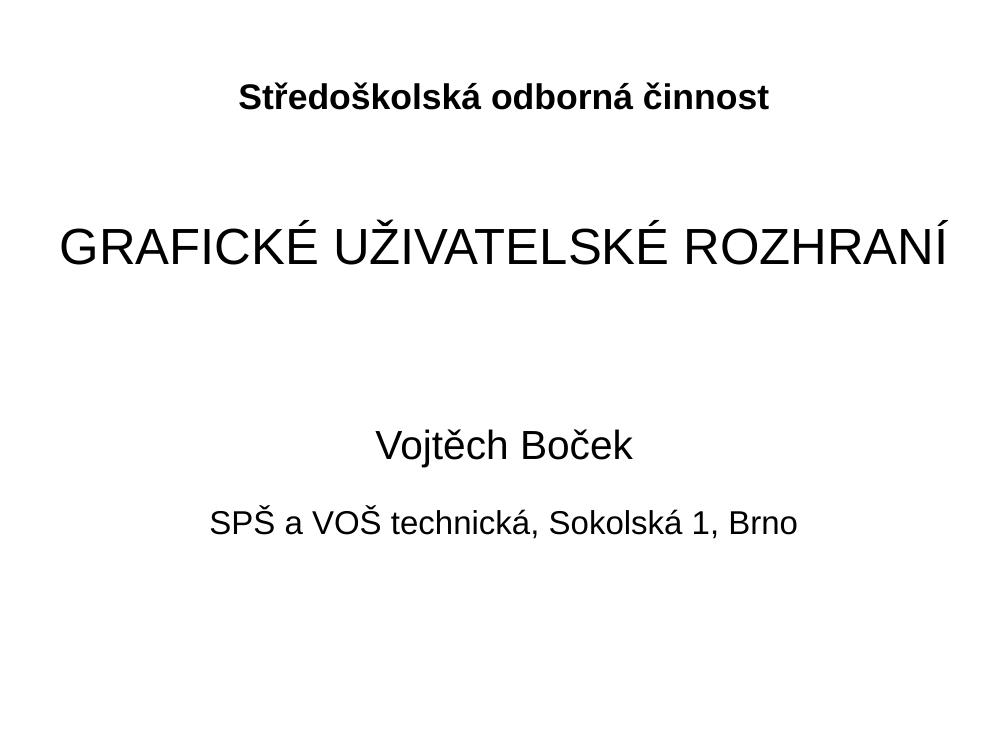
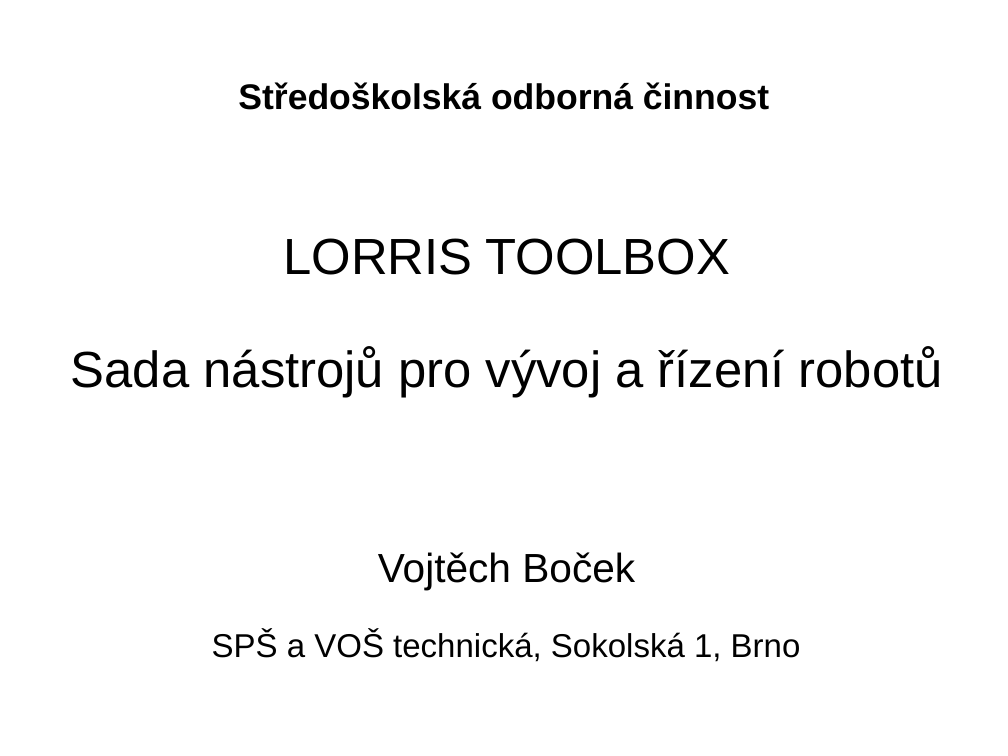
Before and after one commit to Tasssadar/soc, a slide deck: slide 1 of prezentace.odp. Drawn at 1008x756 pixels with LibreOffice and Linux fonts; fonts in the diff are those of the drawing; background and template pictures are left out. Boxes give left, top, right and bottom in pixels: in the first picture for what was removed or moved away, otherwise in the second. Text is boxed around its words. In the diff, an @@ line names an element or a change of style, - is before the commit and + after.

Commit message:
Change nam in presentation

```diff
--- a/prezentace.odp
+++ b/prezentace.odp
@@ subtitle "LORRIS TOOLBOX": place and size @@
-subtitle "LORRIS TOOLBOX" at <box>60,224,949,539</box>
+subtitle "LORRIS TOOLBOX" at <box>71,238,943,662</box>
@@ subtitle at <box>71,238,943,398</box>: text changed @@
-GRAFICKÉ UŽIVATELSKÉ ROZHRANÍ
+LORRIS TOOLBOX
+Sada nástrojů pro vývoj a řízení robotů
```
Also in this commit, not shown: 1 other file.
